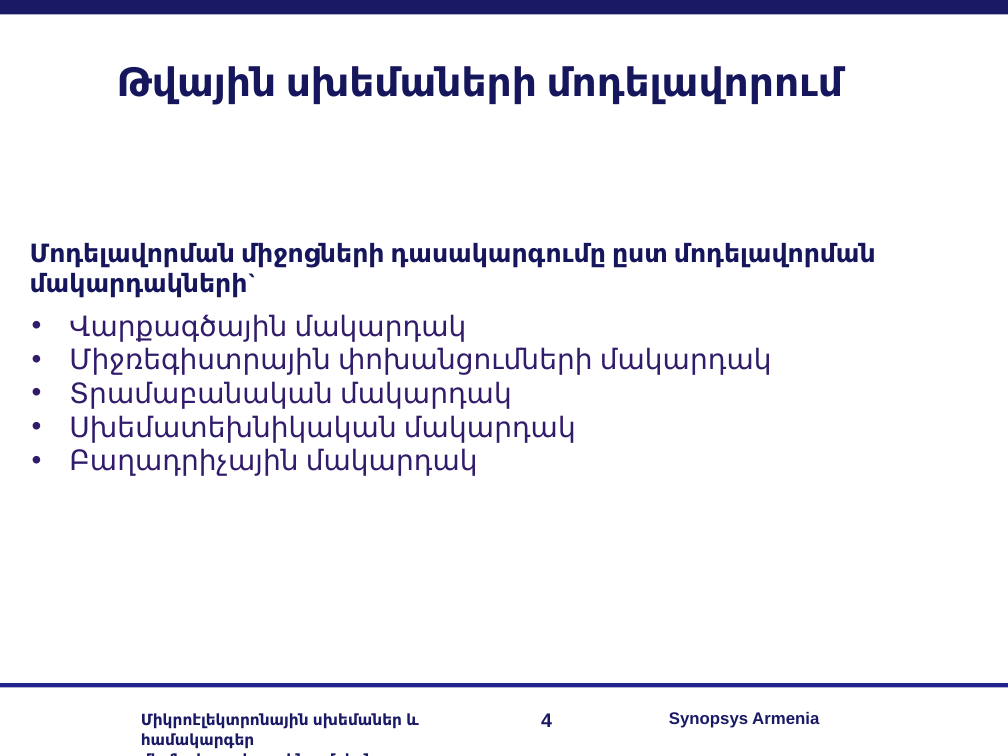
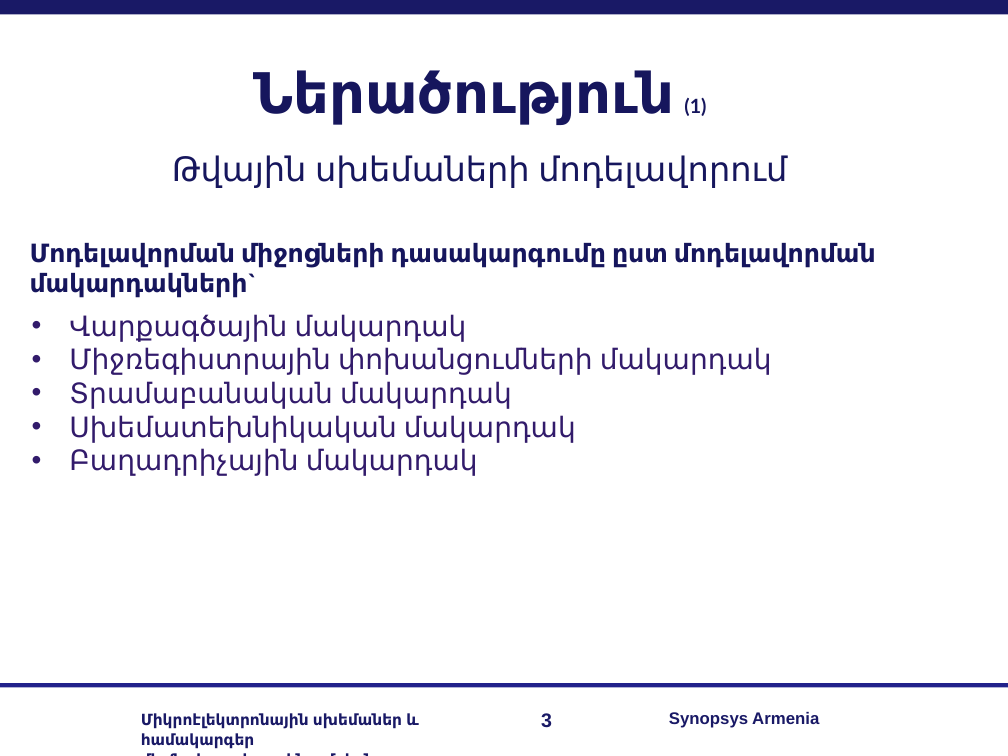
Before and after one commit to RazKarapetyan/Master_thesis, a slide deck: slide 3 of My real work/my_master_slides.ppt (slide 4 before the commit). Drawn at 1008x756 pixels with LibreOffice and Linux fonts; fonts in the diff are those of the drawing; background and template pictures are left out. Boxes give left, top, right and bottom in pixels: in the first picture for what was removed or moved away, otherwise in the second. Text is boxed around its words. In the diff, an @@ line names an element or a change of style, - is before the commit and + after.

```diff
--- a/My real work/my_master_slides.ppt
+++ b/My real work/my_master_slides.ppt
@@ text at box(254, 70, 706, 125): paragraph added @@
+Ներածություն (1)
@@ text at box(172, 155, 787, 188): size 28 to 24 pt, bold off in "Թվային սխեմաների մոդելավորում" @@
@@ page number at box(541, 713, 552, 728): text changed @@
-4
+3
```
Also in this commit, not shown: 12 other slides changed, 1 slide added, 4 slides removed, 1 other file.
